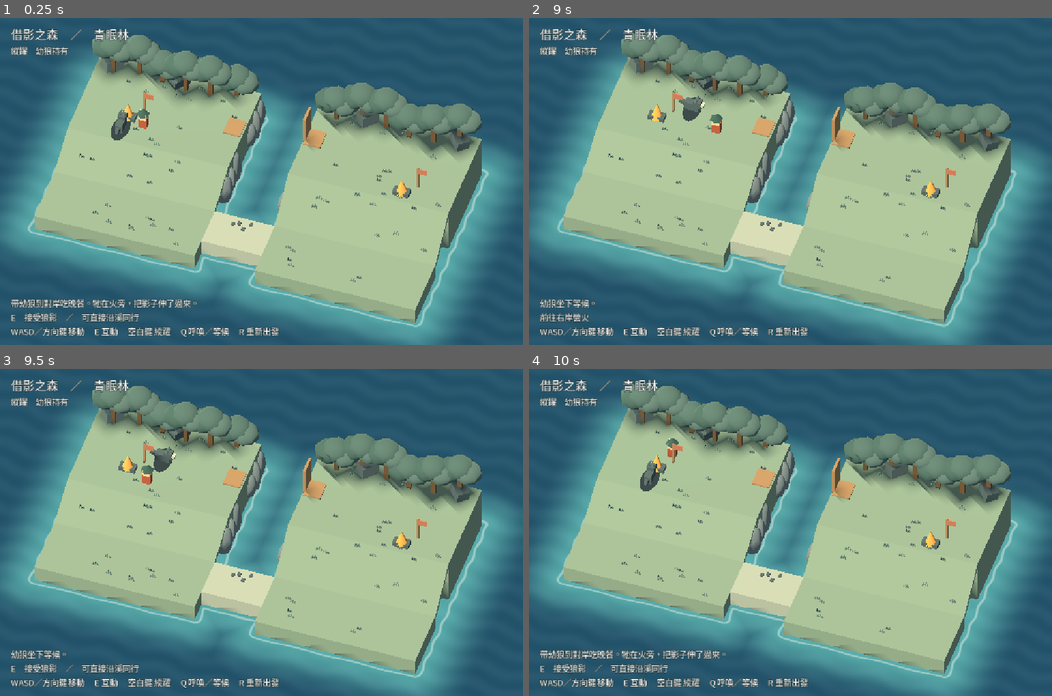
Above: before the commit, frames 1-4 (two rows, left to right).
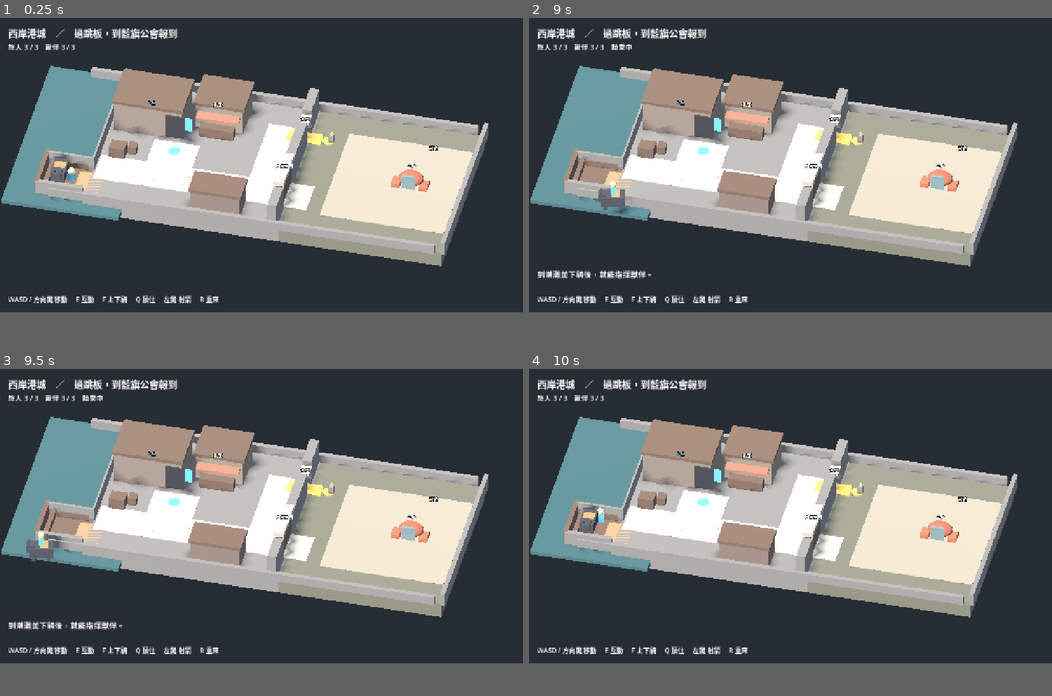
Above: after the commit, the same moments.

Repository: yauchai2/Game-Lab-4
Game: Godot game, scene res://harbor/Harbor.tscn
Two runs of this game, one before a commit and one after it. Both use one fixed random seed, a clock stepped at 60 frames per second and the inputs below. Before the commit the project starts from res://Cliff.tscn.
Inputs (mouse positions are in pixels of both pictures, inside the frame that each line leads up to):
- Up to frame 1 (0.25 s): no input
- Up to frame 2 (9 s): tap Enter at 0.5 s; move the mouse to (905, 165) at 0.52 s; hold D (east, bound only before the commit) 0.53-1.28 s; tap E at 0.6, 3.8, 4.35, 7.35 s; click (905, 165) at 0.67 s; tap Space at 0.77, 1.07, 1.52, 1.82, 3.02, 3.05, 3.32, 4.52, 4.82, 6.02, 6.32, 7.52, 7.82 s; tap F at 0.8, 1.35, 4.55, 5.1, 8.1 s; move the mouse to (685, 197) at 1.27 s; hold S (south, bound only before the commit) 1.28-2.03 s; click (685, 197) at 1.42 s; tap Q at 1.55, 2.1, 5.3, 5.85, 8.85 s; move the mouse to (842, 109) at 2.02 s; hold D (east, bound only before the commit) 2.03-2.78 s; click (842, 109) at 2.17 s; tap R at 2.3, 2.85, 6.05, 6.6 s; move the mouse to (764, 246) at 2.77 s; hold W (north, bound only before the commit) 2.78-3.53 s; click (764, 246) at 2.92 s; move the mouse to (947, 230) at 3.52 s; hold Space 3.53-4.28 s; hold A (west, bound only before the commit) 3.53-5.03 s; click (947, 230) at 3.67 s; move the mouse to (633, 132) at 4.27 s; click (633, 132) at 4.42 s; move the mouse to (816, 181) at 5.02 s; hold S (south, bound only before the commit) 5.03-5.78 s; click (816, 181) at 5.17 s; move the mouse to (712, 99) at 5.77 s; hold D (east, bound only before the commit) 5.78-6.53 s; click (712, 99) at 5.92 s; move the mouse to (905, 165) at 6.52 s; hold W (north, bound only before the commit) 6.53-7.28 s; hold Space 6.53-7.28 s; click (905, 165) at 6.67 s; move the mouse to (685, 197) at 7.27 s; hold D (east, bound only before the commit) 7.28-8.03 s; click (685, 197) at 7.42 s; move the mouse to (842, 109) at 8.02 s; hold S (south, bound only before the commit) 8.03-8.78 s; click (842, 109) at 8.17 s; move the mouse to (764, 246) at 8.77 s; hold A (west, bound only before the commit) from 8.78 s (still down); click (764, 246) at 8.92 s
- Up to frame 3 (9.5 s): keep holding A (west, bound only before the commit); tap Space at 9.02, 9.32 s
- Up to frame 4 (10 s): move the mouse to (947, 581) at 9.52 s; release A (west, bound only before the commit) at 9.53 s; hold W (north, bound only before the commit) from 9.53 s (still down); tap R at 9.6 s; click (947, 581) at 9.67 s; tap Space at 9.77 s
In our replay, the window is 800x500 before the commit and 800x450 after it. These sizes can differ from the game's own. Grey fills any space a smaller window leaves; there, only what the larger window draws over its background counts as a difference.

The runs differ from the first frame. In frame 1, 91% of the frame differs, in the area x 0-100%, y 0-100%; in frame 2, 91%; in frame 3, 91%; in frame 4, 91%.

Commit message:
Build West Harbor companion combat graybox

Diff:
--- /dev/null
+++ b/game/harbor/Blockout.gd
@@ -0,0 +1,130 @@
+extends Node3D
+
+const WALL := Color("#888c94")
+const EDGE := Color("#b6bbc0")
+const TIMBER := Color("#756864")
+const ROUTE := Color("#cdd0cf")
+const GOLD := Color("#f1bd70")
+const BLUE := Color("#69c5ed")
+
+const SHIP := Vector3(-15.9, 0, 5.1)
+const GUILD := Vector3(-9.1, 0, 0.1)
+const LEVER := Vector3(1.8, 0, -3.7)
+const SMALL_GAP := -3.7
+const BIG_GAP := 3.1
+const CRAB_HOME := Vector3(9.0, 0, -0.15)
+const ARENA := Vector3(5.0, 0, 2.4)
+
+var gate: MeshInstance3D
+
+func box(parent: Node3D, pos: Vector3, size: Vector3, color: Color, solid := false) -> MeshInstance3D:
+	var shape := BoxMesh.new()
+	shape.size = size
+	var mesh := mesh_at(parent, pos, shape, color)
+	if solid:
+		var collider_shape := BoxShape3D.new()
+		collider_shape.size = size
+		var body := StaticBody3D.new()
+		mesh.add_child(body)
+		add_shape(body, collider_shape, Vector3.ZERO)
+	return mesh
+
+func add_shape(body: CollisionObject3D, shape: Shape3D, offset: Vector3) -> void:
+	var collider := CollisionShape3D.new()
+	collider.shape = shape
+	collider.position = offset
+	body.add_child(collider)
+
+func mesh_at(parent: Node3D, pos: Vector3, mesh: Mesh, color: Color) -> MeshInstance3D:
+	var instance := MeshInstance3D.new()
+	var material := StandardMaterial3D.new()
+	material.albedo_color = color
+	material.roughness = 1.0
+	instance.mesh = mesh
+	instance.material_override = material
+	parent.add_child(instance)
+	instance.position = pos
+	return instance
+
+func sphere(parent: Node3D, pos: Vector3, size: Vector3, color: Color) -> MeshInstance3D:
+	var mesh := SphereMesh.new()
+	mesh.radial_segments = 12
+	mesh.rings = 6
+	var instance := mesh_at(parent, pos, mesh, color)
+	instance.scale = size
+	return instance
+
+func label_at(parent: Node3D, pos: Vector3, words: String, color := Color.WHITE) -> Label3D:
+	var label := Label3D.new()
+	label.text = words
+	label.modulate = color
+	label.font_size = 42
+	label.outline_size = 10
+	label.pixel_size = 0.008
+	label.billboard = BaseMaterial3D.BILLBOARD_ENABLED
+	parent.add_child(label)
+	label.position = pos
+	return label
+
+func marker(pos: Vector3, color: Color) -> MeshInstance3D:
+	var mesh := CylinderMesh.new()
+	mesh.top_radius = 0.46
+	mesh.bottom_radius = 0.46
+	mesh.height = 0.035
+	return mesh_at(self, pos + Vector3.UP * 0.025, mesh, color)
+
+func build() -> void:
+	box(self, Vector3(-7, -0.65, 0), Vector3(15, 1.3, 14), WALL)
+	box(self, Vector3(6.75, -0.65, 0), Vector3(12.5, 1.3, 14), Color("#777d78"))
+	box(self, Vector3(-16, -0.62, 0), Vector3(9, 0.3, 16), Color("#486f7d"))
+	box(self, SHIP + Vector3(0, -0.32, 0), Vector3(3.8, 0.5, 3.2), TIMBER)
+	box(self, Vector3(-14.45, -0.08, 5.1), Vector3(1.9, 0.16, 2.4), Color("#ad9a81"))
+	box(self, Vector3(-17.5, 0.29, 5.1), Vector3(0.36, 0.58, 3.2), TIMBER)
+	for z in [3.55, 6.65]:
+		box(self, Vector3(-16.25, 0.25, z), Vector3(2.85, 0.5, 0.27), TIMBER, true)
+	box(self, Vector3(-14.47, 0.6, -1.8), Vector3(0.15, 1.2, 10.7), WALL, true)
+	for z in [-7.1, 7.1]:
+		box(self, Vector3(-2.3, 0.35, z), Vector3(29.6, 0.7, 0.35), WALL, true)
+	box(self, Vector3(13.12, 0.55, 0), Vector3(0.35, 1.1, 14.4), WALL, true)
+	box(self, Vector3(-18.02, 0.55, 5.1), Vector3(0.35, 1.1, 3.8), TIMBER, true)
+	box(self, Vector3(-16.25, 0.55, 6.96), Vector3(3.6, 1.1, 0.35), WALL, true)
+	box(self, Vector3(-16.25, 0.55, 3.47), Vector3(3.6, 1.1, 0.2), WALL, true)
+
+	box(self, Vector3(-6.9, 0.015, 3.1), Vector3(14.8, 0.03, 2.8), ROUTE)
+	box(self, Vector3(-9.1, 0.018, 1.4), Vector3(3.5, 0.035, 4.7), ROUTE)
+	box(self, Vector3(-1.9, 0.015, -0.3), Vector3(2.1, 0.03, 8.7), ROUTE)
+	box(self, Vector3(0, 0.015, BIG_GAP), Vector3(4.1, 0.03, 2.8), ROUTE)
+	box(self, Vector3(7.9, 0.025, 0), Vector3(9.5, 0.05, 9.7), Color("#a9aaa5"))
+
+	building(Vector3(-11.45, 0, -3.1), Vector3(5.15, 2.65, 3.55), Color("#8e8786"))
+	building(Vector3(-6.4, 0, -4.65), Vector3(3.65, 2.15, 3.05), Color("#938e8a"))
+	building(Vector3(-4.5, 0, 5.45), Vector3(3.8, 1.8, 1.95), Color("#827a79"))
+	box(self, Vector3(-9.4, 1.22, -1.31), Vector3(1.48, 2.04, 0.13), Color("#434752"))
+	box(self, Vector3(-8.27, 1.75, -1.14), Vector3(0.60, 1.17, 0.10), BLUE)
+	box(self, Vector3(-6.4, 1.48, -2.76), Vector3(3.25, 0.18, 0.94), Color("#aa8178"))
+	box(self, Vector3(-6.4, 0.42, -2.40), Vector3(2.65, 0.84, 0.70), TIMBER, true)
+	box(self, Vector3(-13.1, 0.46, 1.35), Vector3(1.20, 0.92, 1.00), TIMBER, true)
+	box(self, Vector3(-12.1, 0.33, 0.8), Vector3(0.64, 0.66, 0.75), TIMBER, true)
+	label_at(self, Vector3(-11.1, 3.48, -1.0), "公會", BLUE)
+	label_at(self, Vector3(-6.4, 2.88, -2.65), "食堂")
+	label_at(self, Vector3(-15.85, 0.80, 6.75), "貨船")
+
+	# The 1.4 m side opening admits the 0.6 m player and blocks the 1.64 m beast.
+	for span in [Vector2(-7.0, -4.4), Vector2(-3.0, 1.45), Vector2(4.75, 7.0)]:
+		box(self, Vector3(0, 1.05, (span.x + span.y) / 2.0),
+			Vector3(0.72, 2.10, span.y - span.x), WALL, true)
+	box(self, Vector3(0, 1.53, SMALL_GAP), Vector3(0.74, 0.25, 1.42), EDGE)
+	box(self, Vector3(0, 2.43, BIG_GAP), Vector3(0.83, 0.40, 3.38), EDGE)
+	gate = box(self, Vector3(0, 1.06, BIG_GAP), Vector3(0.42, 2.12, 3.30), TIMBER, true)
+	box(self, LEVER + Vector3(0.27, 0.33, 0), Vector3(0.36, 0.66, 0.4), WALL)
+	box(self, LEVER + Vector3(0.27, 0.78, 0), Vector3(0.12, 0.32, 0.13), GOLD)
+	label_at(self, Vector3(0.02, 1.77, SMALL_GAP), "側門")
+	label_at(self, Vector3(0.02, 2.8, BIG_GAP), "獸伴閘門")
+	box(self, Vector3(0.01, 0.021, SMALL_GAP), Vector3(2.65, 0.04, 1.25), GOLD)
+	marker(GUILD, BLUE)
+	marker(LEVER, GOLD)
+	label_at(self, Vector3(9.7, 0.35, -4.35), "潮灘")
+
+func building(pos: Vector3, size: Vector3, color: Color) -> void:
+	box(self, pos + Vector3.UP * size.y / 2.0, size, color, true)
+	box(self, pos + Vector3.UP * (size.y + 0.14), Vector3(size.x + 0.25, 0.28, size.z + 0.32), TIMBER)
--- /dev/null
+++ b/game/harbor/Harbor.gd
@@ -0,0 +1,460 @@
+extends "res://harbor/Blockout.gd"
+
+enum Journey { ARRIVAL, SIDE_DOOR, REJOIN, HUNT, RETURN, DONE }
+enum Attack { READY, WINDUP, RECOVER }
+
+const BODY_RADIUS := 0.30
+const BEAST_RADIUS := 0.82
+const MAX_CRAB_HP := 6
+const HOLD_RANGE := 5.6
+const SHOT_RANGE := 10.0
+
+var journey := Journey.ARRIVAL
+var attack := Attack.READY
+var crab_hp := MAX_CRAB_HP
+var player_hp := 3
+var beast_hp := 3
+var mounted := false
+var gate_open := false
+var shield_dropped := false
+var has_shield := false
+var equipped := false
+var active_hunt := false
+var defending := false
+var engaged_beast := false
+var crab_timer := 0.6
+var hold_time := 0.0
+var fire_cooldown := 0.0
+var message_time := 0.0
+var loot_position := Vector3.ZERO
+var attack_target := Vector3.ZERO
+var player := CharacterBody3D.new()
+var beast := CharacterBody3D.new()
+var crab := Node3D.new()
+var camera := Camera3D.new()
+var objective := Label.new()
+var prompt := Label.new()
+var vitals := Label.new()
+var feedback := Label.new()
+var player_shield: MeshInstance3D
+var crab_shield: MeshInstance3D
+var weak_point: MeshInstance3D
+var attack_mark: MeshInstance3D
+var loot: MeshInstance3D
+var crab_cue: Label3D
+
+func _ready() -> void:
+	build()
+	make_actors()
+	make_view()
+	var stop := marker(ARENA, BLUE)
+	stop.scale = Vector3(1.5, 1.0, 1.5)
+	loot = box(self, Vector3.ZERO, Vector3(0.62, 0.11, 0.82), GOLD)
+	loot.hide()
+	attack_mark = marker(Vector3.ZERO, Color("#ea725c"))
+	attack_mark.scale = Vector3(2.85, 1.0, 2.85)
+	attack_mark.hide()
+	update_ui()
+
+func make_actors() -> void:
+	make_body(player, SHIP + Vector3(0.1, 0, 0), BODY_RADIUS)
+	box(player, Vector3(0, 0.43, 0), Vector3(0.52, 0.65, 0.38), BLUE)
+	sphere(player, Vector3(0, 0.93, 0.02), Vector3(0.52, 0.55, 0.51), Color("#e9cbad"))
+	box(player, Vector3(-0.32, 0.50, -0.05), Vector3(0.11, 0.60, 0.13), TIMBER)
+	player_shield = box(player, Vector3(0.36, 0.53, 0), Vector3(0.15, 0.66, 0.51), GOLD)
+	player_shield.hide()
+	make_body(beast, SHIP + Vector3(-0.8, 0, 0), BEAST_RADIUS)
+	var dark := Color("#4d5361")
+	box(beast, Vector3(0, 0.79, 0), Vector3(1.09, 0.83, 1.76), dark)
+	box(beast, Vector3(0, 1.02, 0.83), Vector3(0.68, 0.64, 0.65), dark)
+	for x in [-0.35, 0.35]:
+		for z in [-0.58, 0.62]:
+			box(beast, Vector3(x, 0.30, z), Vector3(0.24, 0.60, 0.27), dark)
+		box(beast, Vector3(x * 0.62, 1.43, 0.93), Vector3(0.16, 0.30, 0.19), dark)
+	box(beast, Vector3(0, 1.20, -0.15), Vector3(0.87, 0.17, 0.64), Color("#b49574"))
+	add_child(crab)
+	crab.position = CRAB_HOME
+	sphere(crab, Vector3(0, 0.7, 0), Vector3(1.95, 1.05, 1.48), Color("#ad7166"))
+	for x in [-1.05, 1.05]:
+		box(crab, Vector3(x, 0.42, 0.36), Vector3(0.65, 0.34, 0.91), Color("#b97966"))
+	crab_shield = box(crab, Vector3(0, 0.91, 0.77), Vector3(1.00, 1.16, 0.19), Color("#7e98a5"))
+	weak_point = sphere(crab, Vector3(0.76, 1.37, 0.48), Vector3.ONE * 0.39, GOLD)
+	weak_point.hide()
+	crab_cue = label_at(crab, Vector3(0.0, 1.88, 0.0), "巨蟹")
+
+func make_body(body: CharacterBody3D, pos: Vector3, radius: float) -> void:
+	body.motion_mode = CharacterBody3D.MOTION_MODE_FLOATING
+	body.collision_layer = 2
+	body.collision_mask = 1
+	add_child(body)
+	var shape := SphereShape3D.new()
+	shape.radius = radius
+	add_shape(body, shape, Vector3.UP * radius)
+	body.position = pos
+
+func make_view() -> void:
+	var focus := Vector3(-2.4, 0, 0.15)
+	add_child(camera)
+	camera.position = focus + Vector3(6, 22, 25.5)
+	camera.look_at(focus)
+	camera.projection = Camera3D.PROJECTION_ORTHOGONAL
+	camera.size = 22.0
+	camera.current = true
+	var env := Environment.new()
+	env.background_mode = Environment.BG_COLOR
+	env.background_color = Color("#272d34")
+	env.ambient_light_source = Environment.AMBIENT_SOURCE_COLOR
+	env.ambient_light_color = Color("#d2d9e0")
+	env.ambient_light_energy = 0.62
+	camera.environment = env
+	var sun := DirectionalLight3D.new()
+	add_child(sun)
+	sun.rotation_degrees = Vector3(-55, -35, 0)
+	sun.light_color = Color("#ffe2bf")
+	sun.light_energy = 0.72
+	sun.shadow_enabled = true
+
+	var layer := CanvasLayer.new()
+	add_child(layer)
+	var margin := MarginContainer.new()
+	layer.add_child(margin)
+	margin.set_anchors_and_offsets_preset(Control.PRESET_FULL_RECT)
+	margin.mouse_filter = Control.MOUSE_FILTER_IGNORE
+	for side in ["left", "right", "top", "bottom"]:
+		margin.add_theme_constant_override("margin_" + side, 20)
+	var column := VBoxContainer.new()
+	column.mouse_filter = Control.MOUSE_FILTER_IGNORE
+	margin.add_child(column)
+	add_ui_line(column, objective, 23)
+	add_ui_line(column, vitals, 17)
+	var space := Control.new()
+	space.mouse_filter = Control.MOUSE_FILTER_IGNORE
+	space.size_flags_vertical = Control.SIZE_EXPAND_FILL
+	column.add_child(space)
+	add_ui_line(column, feedback, 19)
+	add_ui_line(column, prompt, 19)
+	var controls := Label.new()
+	controls.text = "WASD / 方向鍵 移動　 E 互動　 F 上下騎　 Q 頂住　 左鍵 射箭　 R 重來"
+	add_ui_line(column, controls, 16)
+
+func add_ui_line(parent: VBoxContainer, label: Label, size: int) -> void:
+	label.mouse_filter = Control.MOUSE_FILTER_IGNORE
+	label.add_theme_font_size_override("font_size", size)
+	label.add_theme_color_override("font_outline_color", Color("#252730"))
+	label.add_theme_constant_override("outline_size", 8)
+	parent.add_child(label)
+
+func feet() -> Vector3:
+	return beast.position if mounted else player.position
+
+func _physics_process(delta: float) -> void:
+	message_time = maxf(0, message_time - delta)
+	fire_cooldown = maxf(0, fire_cooldown - delta)
+	hold_time = maxf(0, hold_time - delta)
+	var horizontal := float(Input.is_physical_key_pressed(KEY_D) or Input.is_physical_key_pressed(KEY_RIGHT)) - float(Input.is_physical_key_pressed(KEY_A) or Input.is_physical_key_pressed(KEY_LEFT))
+	var vertical := float(Input.is_physical_key_pressed(KEY_S) or Input.is_physical_key_pressed(KEY_DOWN)) - float(Input.is_physical_key_pressed(KEY_W) or Input.is_physical_key_pressed(KEY_UP))
+	var right := flat(camera.transform.basis.x).normalized()
+	var toward_camera := flat(camera.transform.basis.z).normalized()
+	var direction := (right * horizontal + toward_camera * vertical).limit_length()
+	if player_hp <= 0:
+		direction = Vector3.ZERO
+	defending = equipped and not mounted and Input.is_physical_key_pressed(KEY_SPACE)
+	player_shield.position = Vector3(0.06, 0.68, 0.30) if defending else Vector3(0.36, 0.53, 0)
+	player_shield.rotation.y = PI / 2.0 if defending else 0.0
+	if mounted:
+		move_body(beast, direction, 6.4)
+		player.position = beast.position + Vector3.UP * 1.25
+		player.rotation.y = beast.rotation.y
+	else:
+		move_body(player, direction, 2.1 if defending else 4.5)
+		follow_beast()
+	if journey == Journey.REJOIN and player.position.x > 2.1 and beast.position.x > 1.05:
+		journey = Journey.HUNT
+	if journey == Journey.HUNT and not active_hunt and feet().x > 4.1:
+		active_hunt = true
+		notify_player("巨蟹在前面。下騎後，等牠舉盾再按 Q。")
+	if active_hunt:
+		update_crab(delta)
+	update_ui()
+
+func flat(p: Vector3) -> Vector3:
+	return Vector3(p.x, 0, p.z)
+
+func move_body(body: CharacterBody3D, direction: Vector3, speed: float) -> void:
+	body.velocity = direction * speed
+	if direction.length_squared() > 0.001:
+		body.rotation.y = atan2(direction.x, direction.z)
+	body.move_and_slide()
+
+func follow_beast() -> void:
+	var target := player.position
+	var stop_distance := 1.45
+	if hold_time > 0.0 and active_hunt:
+		target = crab.position + Vector3(-1.55, 0, 0.6)
+		stop_distance = 0.15
+	elif not gate_open and player.position.x > 0.0:
+		target = Vector3(-1.6, 0, SMALL_GAP)
+		stop_distance = 0.4
+	elif gate_open and absf(player.position.x) > 1.05 and player.position.x * beast.position.x <= 0.0:
+		# Cross via the wide gate even if the rider took the narrow shortcut.
+		var side := -1.0 if player.position.x > 0 else 1.0
+		var aligned := absf(beast.position.z - BIG_GAP) < 0.48
+		target = Vector3(-side * 1.35 if aligned else side * 1.35, 0, BIG_GAP)
+		stop_distance = 0.17
+	elif gate_open and absf(beast.position.x) < 1.1 and absf(beast.position.z - BIG_GAP) < 0.85:
+		target = Vector3(1.4 if player.position.x > 0.0 else -1.4, 0, BIG_GAP)
+		stop_distance = 0.17
+	# On the pier keep the larger body centred until it clears the gangplank.
+	if minf(beast.position.x, player.position.x) < -14.55:
+		target.z = SHIP.z
+	var offset := flat(target - beast.position)
+	move_body(beast, offset.normalized() if offset.length() > stop_distance else Vector3.ZERO, 5.0)
+
+func _unhandled_input(event: InputEvent) -> void:
+	if event is InputEventKey and event.pressed and not event.echo:
+		match event.physical_keycode:
+			KEY_E: interact()
+			KEY_F: toggle_mount()
+			KEY_Q: command_hold()
+			KEY_R: get_tree().reload_current_scene()
+	if event is InputEventMouseButton and event.button_index == MOUSE_BUTTON_LEFT and event.pressed:
+		shoot(event.position)
+
+func near(pos: Vector3, radius := 1.6) -> bool:
+	return flat(feet() - pos).length() < radius
+
+func interact() -> void:
+	if player_hp <= 0:
+		return
+	if near(GUILD):
+		match journey:
+			Journey.ARRIVAL:
+				journey = Journey.SIDE_DOOR
+				notify_player("榆姐：側門太窄，先請你從裡面開大閘。我把弓借你。")
+			Journey.RETURN:
+				if loot.visible:
+					notify_player("盾還在潮灘，拾起後再回來。")
+					return
+				journey = Journey.DONE
+				equipped = has_shield
+				player_shield.visible = equipped
+				notify_player("已裝備船錨盾。按住空白鍵可防禦。" if equipped else "狩獵完成。想取得盾牌，下次先射斷扣環。")
+			Journey.DONE:
+				start_rematch()
+		return
+	if journey == Journey.SIDE_DOOR and player.position.x > 0.68 and near(LEVER) and not mounted:
+		gate_open = true
+		journey = Journey.REJOIN
+		create_tween().tween_property(gate, "position:y", 3.5, 0.40)
+		notify_player("大閘已開。沿路回到閘口和獸伴會合。")
+	elif journey == Journey.RETURN and loot.visible and near(loot_position):
+		loot.hide()
+		has_shield = true
+		notify_player("拾得船錨盾。帶回公會登記並裝備。")
+
+func start_rematch() -> void:
+	journey = Journey.HUNT
+	player_hp = 3
+	beast_hp = 3
+	crab_hp = MAX_CRAB_HP
+	attack = Attack.READY
+	crab_timer = 0.6
+	shield_dropped = false
+	engaged_beast = false
+	crab.position = CRAB_HOME
+	crab_shield.rotation.x = 0.0
+	crab_shield.show()
+	crab_cue.text = "巨蟹"
+	crab.show()
+	notify_player("潮灘已可再次狩獵。已裝備的盾牌可用空白鍵測試。")
+
+func toggle_mount() -> void:
+	if player_hp <= 0:
+		return
+	if mounted:
+		var shape := SphereShape3D.new()
+		shape.radius = BODY_RADIUS
+		var params := PhysicsShapeQueryParameters3D.new()
+		params.shape = shape
+		params.collision_mask = 1
+		for offset in [Vector3.BACK, Vector3.FORWARD, Vector3.LEFT, Vector3.RIGHT]:
+			var candidate: Vector3 = beast.position + offset * 1.05
+			# The mooring is open toward water on the two sides of the gangplank.
+			if candidate.x < -14.60 and (candidate.z < 4.25 or candidate.z > 5.95):
+				continue
+			params.transform.origin = candidate + Vector3.UP * BODY_RADIUS
+			if get_world_3d().direct_space_state.intersect_shape(params, 1).is_empty():
+				player.position = candidate
+				mounted = false
+				return
+		notify_player("旁邊沒空位，先騎到開闊處。")
+	elif hold_time <= 0.0 and near(beast.position, 2.2):
+		mounted = true
+		player.position = beast.position + Vector3.UP * 1.25
+	elif hold_time > 0.0:
+		notify_player("獸伴正在頂住巨蟹。")
+	else:
+		notify_player("靠近獸伴後按 F 上騎。")
+
+func command_hold() -> void:
+	if not active_hunt or mounted:
+		notify_player("到潮灘並下騎後，就能指揮獸伴。")
+		return
+	if beast_hp <= 0:
+		notify_player("獸伴力竭。按 R 重試。")
+		return
+	if beast.position.distance_to(crab.position) > HOLD_RANGE:
+		notify_player("獸伴離巨蟹太遠。")
+		return
+	if hold_time <= 0.0:
+		hold_time = 2.25
+		notify_player("獸伴上前頂住。")
+
+func update_crab(delta: float) -> void:
+	if player_hp <= 0:
+		return
+	engaged_beast = hold_time > 0.0 and beast.position.distance_to(crab.position) <= 2.30 and beast_hp > 0
+	crab_timer -= delta
+	match attack:
+		Attack.READY:
+			var target := beast.position if engaged_beast else feet()
+			var toward_target := flat(target - crab.position)
+			if toward_target.length() > 1.95:
+				crab.position += toward_target.normalized() * delta * 1.7
+				crab.position.x = maxf(crab.position.x, 2.1)
+			crab.rotation.y = atan2(toward_target.x, toward_target.z)
+			if crab_timer <= 0.0 and toward_target.length() < 4.1:
+				attack = Attack.WINDUP
+				crab_timer = 1.6
+				attack_target = target
+				attack_mark.position = target + Vector3.UP * 0.04
+				attack_mark.show()
+		Attack.WINDUP:
+			if engaged_beast:
+				attack_target = beast.position
+				attack_mark.position = attack_target + Vector3.UP * 0.04
+			if crab_timer <= 0.0:
+				resolve_crab_attack()
+		Attack.RECOVER:
+			if crab_timer <= 0.0:
+				attack = Attack.READY
+				crab_timer = 0.5
+	weak_point.visible = attack == Attack.WINDUP and engaged_beast and not shield_dropped
+	crab_shield.rotation.x = -0.6 if weak_point.visible else 0.0
+	crab_cue.text = "扣環露出" if weak_point.visible else ("巨蟹蓄勢" if attack == Attack.WINDUP else "巨蟹")
+
+func resolve_crab_attack() -> void:
+	attack_mark.hide()
+	attack = Attack.RECOVER
+	for ally in [player, beast]:
+		if ally == player and mounted:
+			continue
+		if flat(ally.position - attack_target).length() > 1.32:
+			continue
+		if ally == beast and engaged_beast:
+			notify_player("獸伴扛住巨蟹的攻擊。")
+		elif ally == beast:
+			beast_hp = maxi(0, beast_hp - 1)
+		elif defending:
+			notify_player("船錨盾擋住了攻擊。")
+		else:
+			player_hp = maxi(0, player_hp - 1)
+	crab_timer = 0.85
+
+func shoot(screen_pos: Vector2) -> void:
+	if not active_hunt or player_hp <= 0 or fire_cooldown > 0.0:
+		return
+	if mounted:
+		notify_player("先下騎，再射箭。")
+		return
+	if player.position.distance_to(crab.position) > SHOT_RANGE:
+		notify_player("離巨蟹太遠，往前靠近一些。")
+		return
+	fire_cooldown = 0.38
+	var center := crab.position + Vector3.UP * 0.82
+	var aim_scale := get_viewport().get_visible_rect().size.y / 720.0
+	var eye := player.position + Vector3.UP * 0.8
+	var camera_ray := camera.project_ray_normal(screen_pos)
+	var origin := camera.project_ray_origin(screen_pos)
+	var hit_point := origin + camera_ray * ((center.y - origin.y) / camera_ray.y)
+	if weak_point.visible and camera.unproject_position(weak_point.global_position).distance_to(screen_pos) <= 19.0 * aim_scale:
+		if has_wall_between(eye, weak_point.global_position):
+			return
+		draw_shot(eye, weak_point.global_position)
+		shield_dropped = true
+		crab_shield.hide()
+		weak_point.hide()
+		notify_player("扣環斷了。擊倒巨蟹後可拾起盾牌。")
+		return
+	var hit := camera.unproject_position(center).distance_to(screen_pos) <= 40.0 * aim_scale
+	var end := center if hit else hit_point
+	if has_wall_between(eye, end):
+		return
+	draw_shot(eye, end)
+	if hit:
+		crab_hp -= 2 if attack == Attack.RECOVER or shield_dropped else 1
+		if crab_hp <= 0:
+			finish_hunt()
+
+func has_wall_between(from: Vector3, to: Vector3) -> bool:
+	var ray := PhysicsRayQueryParameters3D.create(from, to, 1)
+	return not get_world_3d().direct_space_state.intersect_ray(ray).is_empty()
+
+func draw_shot(from: Vector3, to: Vector3) -> void:
+	var distance := from.distance_to(to)
+	if distance < 0.01:
+		return
+	var line := box(self, (from + to) / 2.0, Vector3(0.035, 0.035, distance), GOLD)
+	if absf((to - from).normalized().dot(Vector3.UP)) < 0.999:
+		line.look_at(to)
+	get_tree().create_timer(0.16).timeout.connect(line.queue_free)
+
+func finish_hunt() -> void:
+	active_hunt = false
+	hold_time = 0.0
+	journey = Journey.RETURN
+	crab.hide()
+	attack_mark.hide()
+	loot_position = crab.position
+	loot.position = loot_position + Vector3.UP * 0.15
+	loot.visible = shield_dropped
+	notify_player("巨蟹倒下了。靠近盾牌按 E 拾取。" if shield_dropped else "巨蟹倒下了。回公會交回委託。")
+
+func notify_player(words: String) -> void:
+	feedback.text = words
+	message_time = 3.5
+
+func update_ui() -> void:
+	var steps := [
+		"過跳板，到藍旗公會報到",
+		"下騎走側門，替獸伴打開大閘",
+		"到大閘東側與獸伴會合",
+		"到潮灘擊倒巨蟹，可先合力拆盾",
+		"拾取掉落的盾牌，再回公會" if loot.visible else "回公會交回委託",
+		"報到與狩獵完成",
+	]
+	objective.text = "西岸港城　／　" + steps[journey]
+	var hp_line := "旅人 %d / 3　獸伴 %d / 3" % [player_hp, beast_hp]
+	if active_hunt:
+		hp_line += "　巨蟹 %d / %d" % [maxi(0, crab_hp), MAX_CRAB_HP]
+	if mounted:
+		hp_line += "　騎乘中"
+	if engaged_beast and active_hunt:
+		hp_line += "　獸伴守位中"
+	vitals.text = hp_line
+	feedback.visible = message_time > 0.0
+	prompt.text = ""
+	if player_hp <= 0:
+		prompt.text = "旅人倒下了　[R] 重新開始"
+	elif journey == Journey.ARRIVAL and near(GUILD):
+		prompt.text = "[E] 向榆姐報到"
+	elif journey == Journey.SIDE_DOOR and feet().x > 0.68 and near(LEVER):
+		prompt.text = "[E] 拉開獸伴閘門"
+	elif active_hunt and weak_point.visible:
+		prompt.text = "瞄準金色扣環並點擊，取得船錨盾"
+	elif journey == Journey.RETURN and loot.visible and near(loot_position):
+		prompt.text = "[E] 拾取船錨盾"
+	elif journey == Journey.RETURN and near(GUILD):
+		prompt.text = "[E] 交回委託"
+	elif journey == Journey.DONE:
+		prompt.text = ("[空白鍵] 舉盾　" if equipped else "") + "[E] 再接狩獵　[R] 重走序章"
--- /dev/null
+++ b/game/harbor/Harbor.tscn
@@ -0,0 +1,6 @@
+[gd_scene load_steps=2 format=3]
+
+[ext_resource type="Script" path="res://harbor/Harbor.gd" id="1"]
+
+[node name="WestHarbor" type="Node3D"]
+script = ExtResource("1")
--- a/game/project.godot
+++ b/game/project.godot
@@ -1,10 +1,10 @@
 config_version=5
 [application]
-config/name="借影之森 · 晚餐在對岸"
-run/main_scene="res://Cliff.tscn"
+config/name="邊境遠征 · 西岸港城灰盒"
+run/main_scene="res://harbor/Harbor.tscn"
 config/features=PackedStringArray("4.6", "GL Compatibility")
 [display]
-window/size/viewport_width=1152
+window/size/viewport_width=1280
 window/size/viewport_height=720
 window/stretch/mode="canvas_items"
 [rendering]
Not shown, added: game/harbor/Blockout.gd.uid
Not shown, added: game/harbor/Harbor.gd.uid
Not shown, changed: docs/project-memory.md
